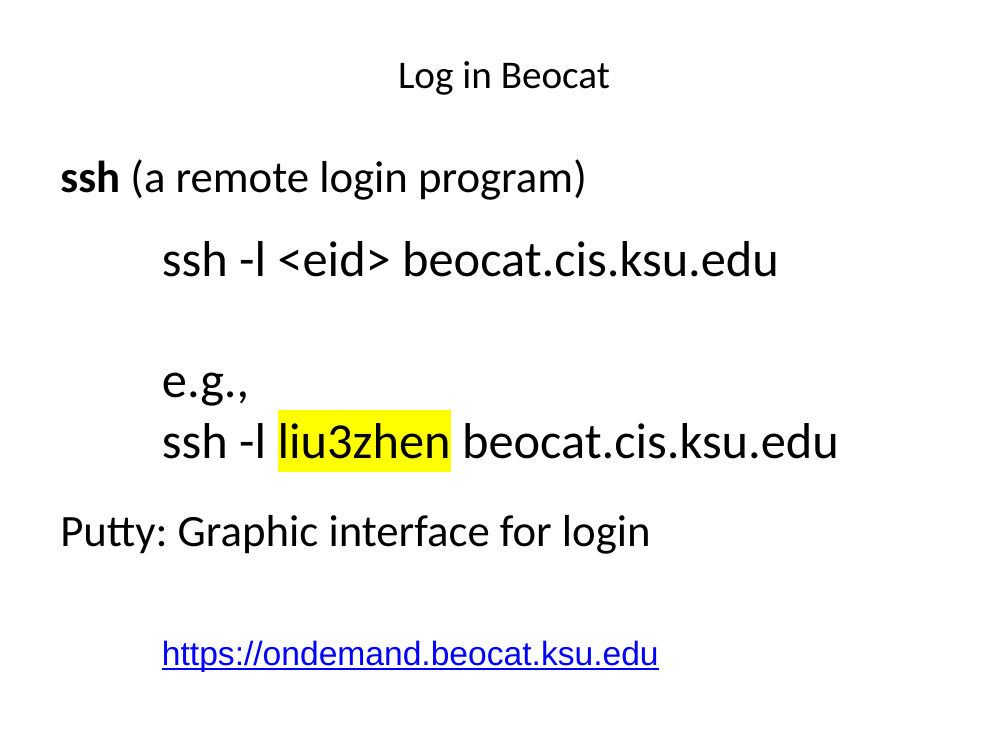
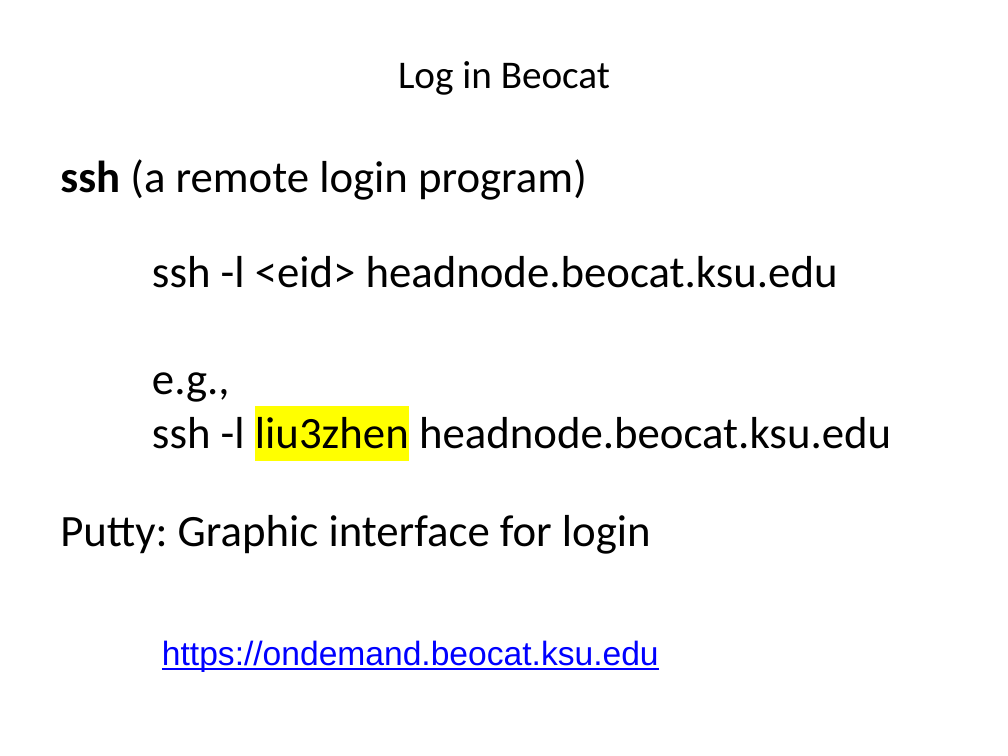
Before and after one commit to liu3zhenlab/teaching, a slide deck: slide 15 of PLPTH813Bioinformatis/2023/labs/lab01_Excel_regex_vi.pptx. Drawn at 1008x756 pixels with LibreOffice and Linux fonts; fonts in the diff are those of the drawing. Boxes give left, top, right and bottom in pixels: in the first picture for what was removed or moved away, otherwise in the second. Text is boxed around its words. In the diff, an @@ line names an element or a change of style, - is before the commit and + after.

```diff
--- a/PLPTH813Bioinformatis/2023/labs/lab01_Excel_regex_vi.pptx
+++ b/PLPTH813Bioinformatis/2023/labs/lab01_Excel_regex_vi.pptx
@@ text "ssh -l <eid> headnode.beocat.ksu.edu": place and size @@
-text "ssh -l <eid> headnode.beocat.ksu.edu" at <box>162,241,839,459</box>
+text "ssh -l <eid> headnode.beocat.ksu.edu" at <box>152,256,891,449</box>
@@ text at <box>152,256,838,288</box>: text changed; size 36 to 32 pt @@
-ssh -l <eid> beocat.cis.ksu.edu
+ssh -l <eid> headnode.beocat.ksu.edu
@@ text at <box>152,372,230,402</box>: size 36 to 32 pt in "e.g.," @@
@@ text at <box>152,417,891,449</box>: text changed; size 36 to 32 pt @@
-ssh -l liu3zhen beocat.cis.ksu.edu
+ssh -l liu3zhen headnode.beocat.ksu.edu
```
Also in this commit, not shown: 1 other slide changed, 3 other files.
